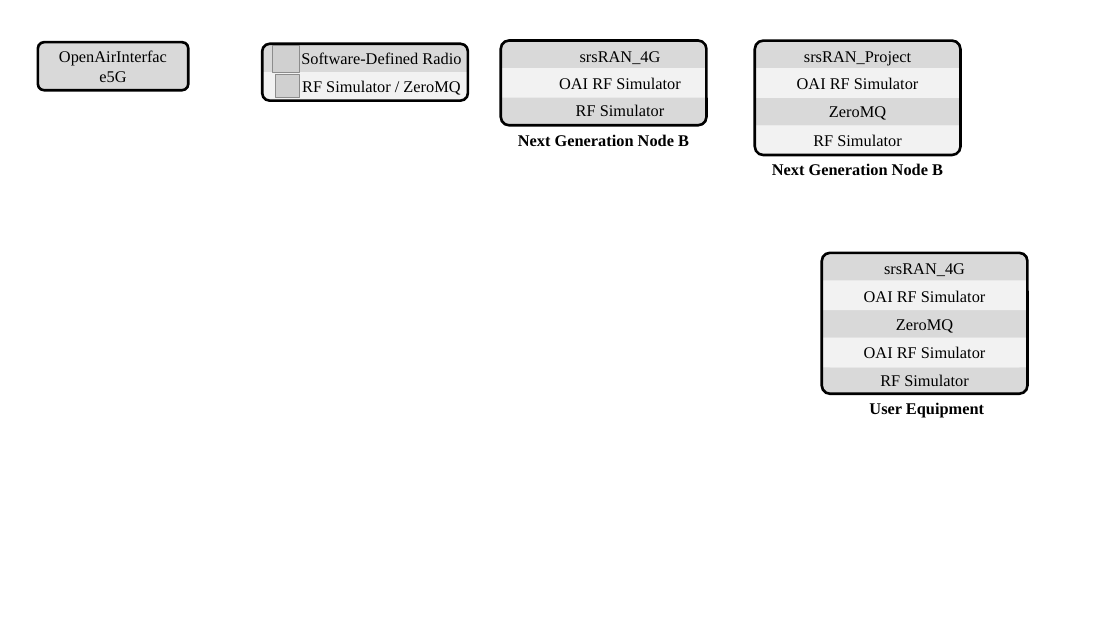
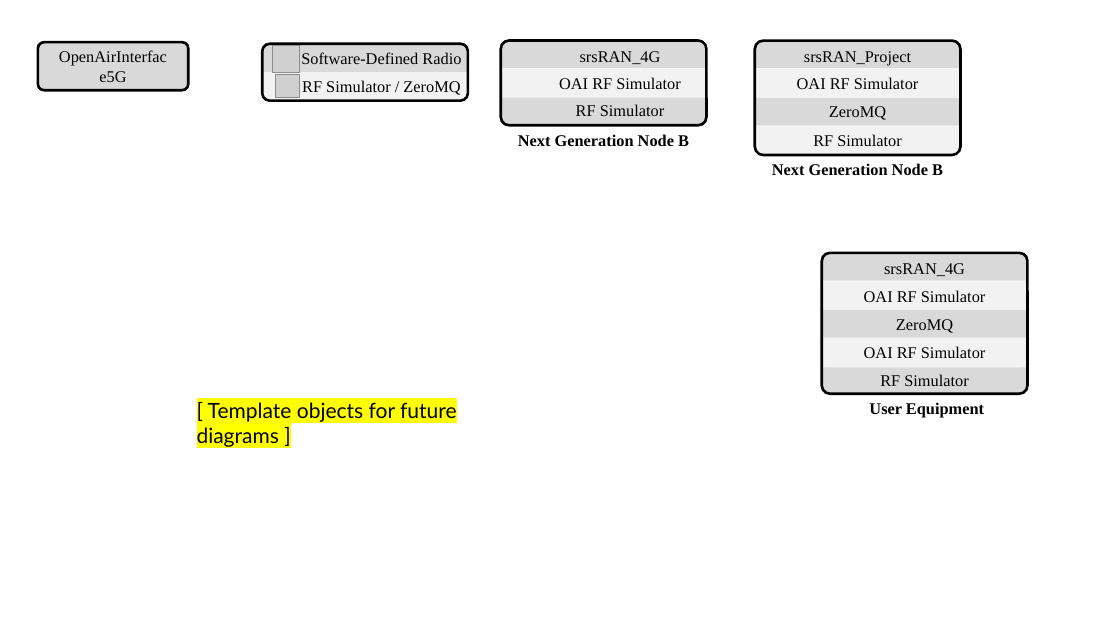
Before and after one commit to usnistgov/O-RAN-Testbed-Automation, a slide deck: slide 5 of RAN_Intelligent_Controllers/research/Diagrams.pptx. Drawn at 1120x630 pixels with LibreOffice and Linux fonts; fonts in the diff are those of the drawing; grey boxes stand for pictures. Boxes give left, top, right and bottom in pixels: in the first picture for what was removed or moved away, otherwise in the second. Text is boxed around its words. In the diff, an @@ line names an element or a change of style, - is before the commit and + after.

```diff
--- a/RAN_Intelligent_Controllers/research/Diagrams.pptx
+++ b/RAN_Intelligent_Controllers/research/Diagrams.pptx
@@ text added at <box>197,402,457,447</box>, 18 pt, text #000000 @@
+[ Template objects for future diagrams ]
```
Also in this commit, not shown: 2 other slides changed, 19 other files.
